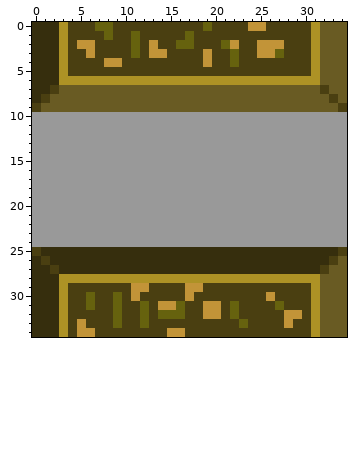
Two states of a pixel-art sprite, horizontaldoorgang.png. The first picture shows the starting point.
The file is 35x35 pixels. Colours within 5 levels of each other are drawn and written as one.
Once edited:
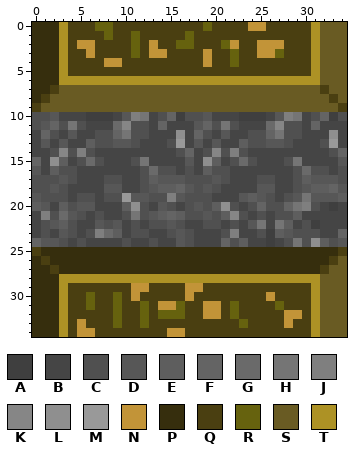
Palette (. is transparent): A #3f3f3f  B #454545  C #505050  D #575757  E #5e5e5e  F #646464  G #6a6a6a  H #757575  J #7f7f7f  K #868686  L #8f8f8f  M #999999  N #c29438  P #362e0d  Q #4a3f11  R #66620e  S #695b23  T #ad9225
Edits made:
@@ x 0..34 @@
  9 QSSSSSSSSSSSSSSSSSSSSSSSSSSSSSSSSSQ
-10 MMMMMMMMMMMMMMMMMMMMMMMMMMMMMMMMMMM
-11 MMMMMMMMMMMMMMMMMMMMMMMMMMMMMMMMMMM
-12 MMMMMMMMMMMMMMMMMMMMMMMMMMMMMMMMMMM
-13 MMMMMMMMMMMMMMMMMMMMMMMMMMMMMMMMMMM
-14 MMMMMMMMMMMMMMMMMMMMMMMMMMMMMMMMMMM
-15 MMMMMMMMMMMMMMMMMMMMMMMMMMMMMMMMMMM
-16 MMMMMMMMMMMMMMMMMMMMMMMMMMMMMMMMMMM
-17 MMMMMMMMMMMMMMMMMMMMMMMMMMMMMMMMMMM
-18 MMMMMMMMMMMMMMMMMMMMMMMMMMMMMMMMMMM
-19 MMMMMMMMMMMMMMMMMMMMMMMMMMMMMMMMMMM
-20 MMMMMMMMMMMMMMMMMMMMMMMMMMMMMMMMMMM
-21 MMMMMMMMMMMMMMMMMMMMMMMMMMMMMMMMMMM
-22 MMMMMMMMMMMMMMMMMMMMMMMMMMMMMMMMMMM
-23 MMMMMMMMMMMMMMMMMMMMMMMMMMMMMMMMMMM
-24 MMMMMMMMMMMMMMMMMMMMMMMMMMMMMMMMMMM
+10 CCDBBBAAABDJHBCFACCDBBBAAABDJHBCFAC
+11 CDFCHCBBBGKCCBFBBBDFCHCBBBGKCCBFBBB
+12 BFCBDBBCCFHCCBBBLBFCBDBBCCFHCCBBBLB
+13 BDBDBBECCDDCBBBCMBDBDBBECCDDCBBBCMB
+14 BBCKCJCBBBBBBBBBCFBCKCJCBBBBBBBBBCF
+15 FBLEBCGCBBBCHBBBBDBLEBCGCBBBCHBBBBD
+16 DBECCBBBBBBBCGCCBCBECCBBBBBBBCGCCBC
+17 CCCDCBBBCCBBCEDDDCCCDCBBBCCBBCEDDDC
+18 CCDCBBBBDDBBCDEEFDCDCBBBBDDBBCDEEFD
+19 DCCCBCCBCCMDDCCJDCCCBBBDEDCBCDHDDDE
+20 EDBECDDBBBELCBDCBCDCELCBCFCCFHJCBAB
+21 BJCGDCBCBBCHCDEFECCDCEKCBCBCCEBBBBB
+22 BCDECBBDCDBCBCCDCBBCCBCBDHBHEBCABBB
+23 BCBDCBCJGEBCCBBCDCBBBCJBBCAEDCCCBBF
+24 FDDCBCBBBBCBBCBBDCBBBFCEBBABCHCLECD
 25 QPPPPPPPPPPPPPPPPPPPPPPPPPPPPPPPPPQ
Changed places in both pictures, as pixel boxes (x1, y1, x2, y2):
changed: (32, 112, 347, 247)
